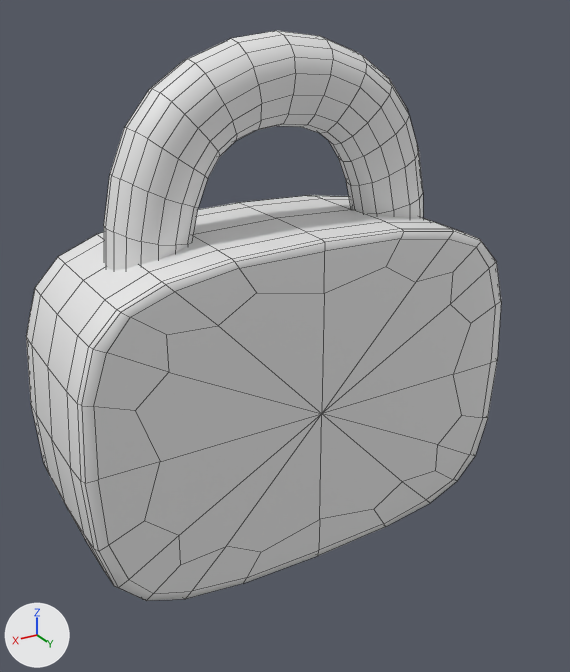
A saved change to the FBX model BalloonFlow/Assets/Resources/Modeling/Lock.fbx.
The view is the same before and after, from a camera (50 mm lens) standing at (1.69, 3.27, 1.66) and looking at (0.05, 0.53, 0.29). Arrows for +X, +Y and +Z are at lower left; the lights stay in place. The first picture is the older version. Mesh edges are drawn as thin lines. Where no turn or scale is listed for an object, it has been applied to the vertices.

The scene before the commit, as lines of its bpy script (objects in view):
```python
me_mesh = bpy.data.meshes.new('Mesh')
me_mesh.from_pydata(...)  # 266 vertices, 264 faces; spans x -1.06..1.06, y -0.78..0.78, z 0.0..0.77
me_mesh_001 = bpy.data.meshes.new('Mesh.001')
me_mesh_001.from_pydata(...)  # 338 vertices, 336 faces; spans x -0.79..0.79, y 0.25..0.54, z 0.38..1.54
ob_lock = bpy.data.objects.new('Lock', me_mesh)
ob_lock.location = (0.0, 0.0, 0.0)
ob_lock.rotation_euler = (1.571, 0.0, 3.142)  # degrees (90, 0, 180)
ob_shackle = bpy.data.objects.new('Shackle', me_mesh_001)
ob_shackle.location = (0.0, 0.0, 0.0)
```
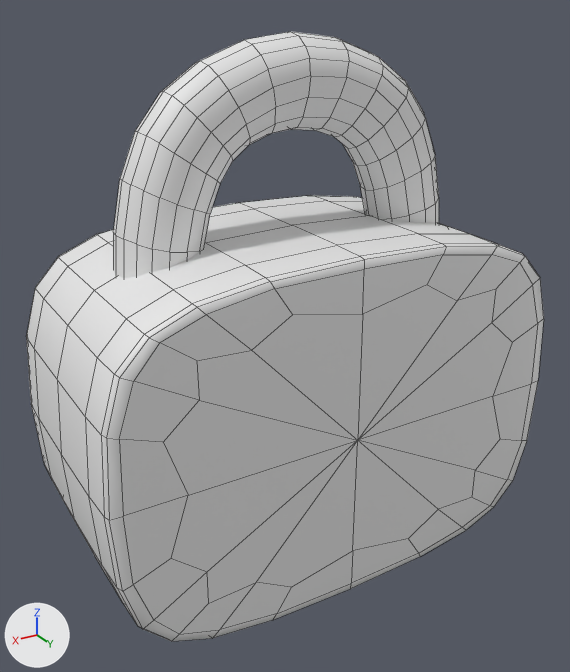
Where the newer file only moved an object's origin or applied its transform, the numbers keep the older frame.

Pixel boxes (x1, y1, x2, y2) of what changed, in the pictures (570 x 672 px):
'Lock', reshaped, turned
    before: (26, 195, 501, 601)
    after: (26, 195, 544, 641)
'Shackle', moved
    before: (104, 30, 423, 270)
    after: (113, 32, 439, 278)

The change, as a list of edits to the scene's bpy script:
```text
Change me_mesh:
    used by ob_lock; location = (0.0, 0.0, 0.0); rotation_euler = (1.571, 0.0, 3.142), in degrees (90, 0, 180)
    remove me_mesh.from_pydata(...)  # 266 vertices, 264 faces; spans x -1.06..1.06, y -0.78..0.78, z 0.0..0.77
    add me_mesh.from_pydata(...)  # 266 vertices, 264 faces; spans x -1.06..1.06, y 0.0..1.03, z -0.78..0.78
    me_mesh part 1: the whole mesh is multiplied about the mesh origin by the matrix ((-1.0, 0.0, 0.0), (0.0, 0.0, 1.348), (0.0, 1.0, 0.0))
Change me_mesh_001:
    used by ob_shackle; location = (0.0, 0.0, 0.0)
    remove me_mesh_001.from_pydata(...)  # 338 vertices, 336 faces; spans x -0.79..0.79, y 0.25..0.54, z 0.38..1.54
    add me_mesh_001.from_pydata(...)  # 338 vertices, 336 faces; spans x -0.79..0.79, y 0.36..0.65, z 0.38..1.54
    me_mesh_001 part 2: the whole mesh is moved by (0.0, 0.11, 0.0)
Change ob_lock:
    ob_lock.rotation_euler: (1.571, 0.0, 3.142) -> (0.0, 0.0, 0.0)  # degrees (90, 0, 180) -> degrees (0, 0, 0)
```
